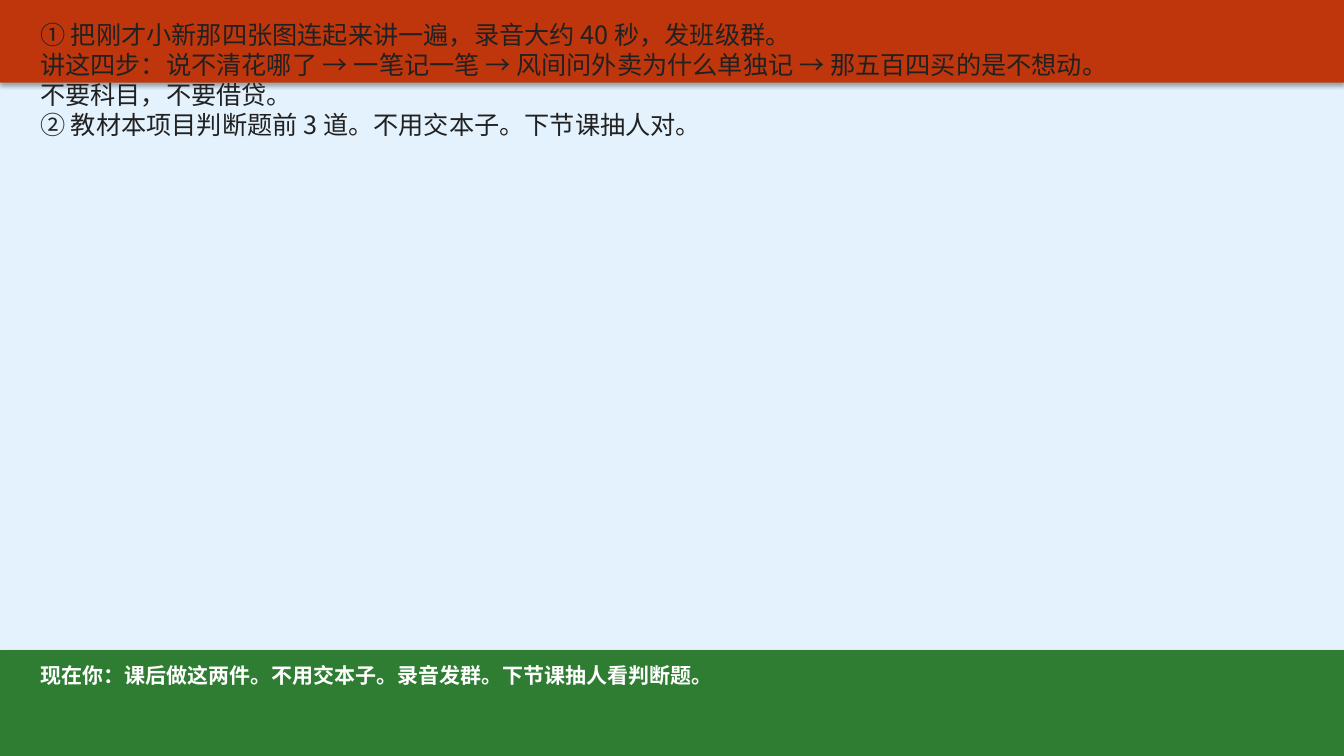
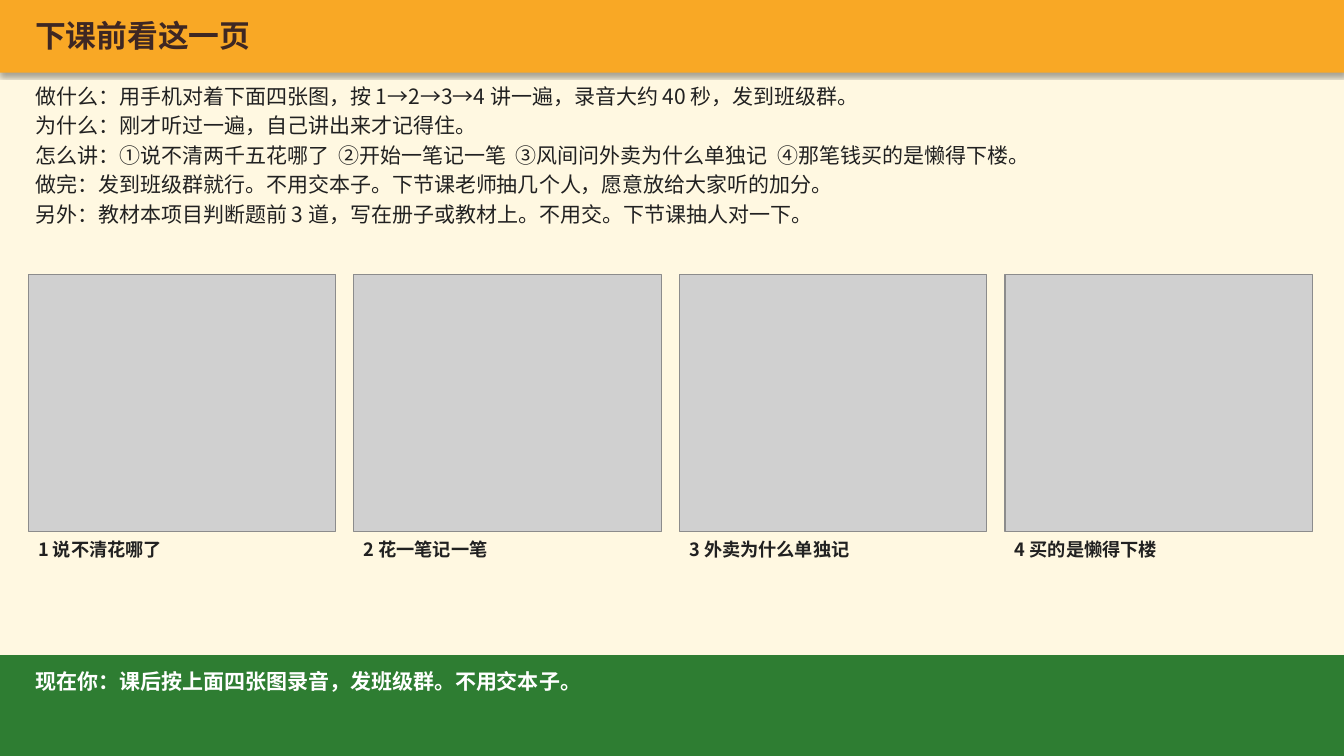
Before and after one commit to xuehui003-1/jichukuaiji, a slide deck: slide 87 of 01_项目一_认识会计工作与企业经济业务/01-00_项目一_上课投影_v1.1_20260821.pptx (slide 86 before the commit). Drawn at 1344x756 pixels with LibreOffice and Linux fonts; fonts in the diff are those of the drawing; grey boxes stand for pictures. Boxes give left, top, right and bottom in pixels: in the first picture for what was removed or moved away, otherwise in the second. Text is boxed around its words. In the diff, an @@ line names an element or a change of style, - is before the commit and + after.

Commit message:
改正十二块图的算式，课后任务页放上四张图，并标出活动日在哪一页
13×30不等于540。任务只写学生做什么、为什么、怎么做、做完怎么办。下课前看最后一页。

```diff
--- a/01_项目一_认识会计工作与企业经济业务/01-00_项目一_上课投影_v1.1_20260821.pptx
+++ b/01_项目一_认识会计工作与企业经济业务/01-00_项目一_上课投影_v1.1_20260821.pptx
@@ rectangle at (0, 0, 1344, 756): fill #E3F2FD to #FFF8E1 @@
@@ rectangle: place and size @@
-rectangle at (0, 0, 1344, 83)
+rectangle at (0, 0, 1344, 73)
@@ rectangle at (0, 0, 1344, 73): fill #BF360C to #F9A825 @@
@@ text at (35, 21, 250, 50): text changed; size 18 to 22 pt; text colour #212121 to #3E2723; bold on @@
-① 把刚才小新那四张图连起来讲一遍，录音大约 40 秒，发班级群。
-讲这四步：说不清花哪了 → 一笔记一笔 → 风间问外卖为什么单独记 → 那五百四买的是不想动。
-不要科目，不要借贷。
-② 教材本项目判断题前 3 道。不用交本子。下节课抽人对。
+下课前看这一页
@@ text added at (35, 86, 1029, 224), 15 pt, text #212121 @@
+做什么：用手机对着下面四张图，按 1→2→3→4 讲一遍，录音大约 40 秒，发到班级群。
+为什么：刚才听过一遍，自己讲出来才记得住。
+怎么讲：①说不清两千五花哪了 ②开始一笔记一笔 ③风间问外卖为什么单独记 ④那笔钱买的是懒得下楼。
+做完：发到班级群就行。不用交本子。下节课老师抽几个人，愿意放给大家听的加分。
+另外：教材本项目判断题前 3 道，写在册子或教材上。不用交。下节课抽人对一下。
@@ picture added at (28, 274, 336, 531) @@
@@ picture added at (354, 274, 661, 531) @@
@@ picture added at (680, 274, 987, 531) @@
@@ picture added at (1005, 274, 1313, 531) @@
@@ text added at (38, 540, 162, 558), 13 pt, text #212121, bold @@
+1 说不清花哪了
@@ text added at (364, 540, 488, 558), 13 pt, text #212121, bold @@
+2 花一笔记一笔
@@ text added at (689, 540, 849, 558), 13 pt, text #212121, bold @@
+3 外卖为什么单独记
@@ text added at (1015, 540, 1157, 558), 13 pt, text #212121, bold @@
+4 买的是懒得下楼
@@ rectangle: place and size @@
-rectangle at (0, 650, 1344, 756)
+rectangle at (0, 655, 1344, 756)
@@ text at (35, 671, 581, 692): text changed @@
-现在你：课后做这两件。不用交本子。录音发群。下节课抽人看判断题。
+现在你：课后按上面四张图录音，发班级群。不用交本子。
```
Also in this commit, not shown: 1 other slide changed, 1 slide added, 1 other file.
